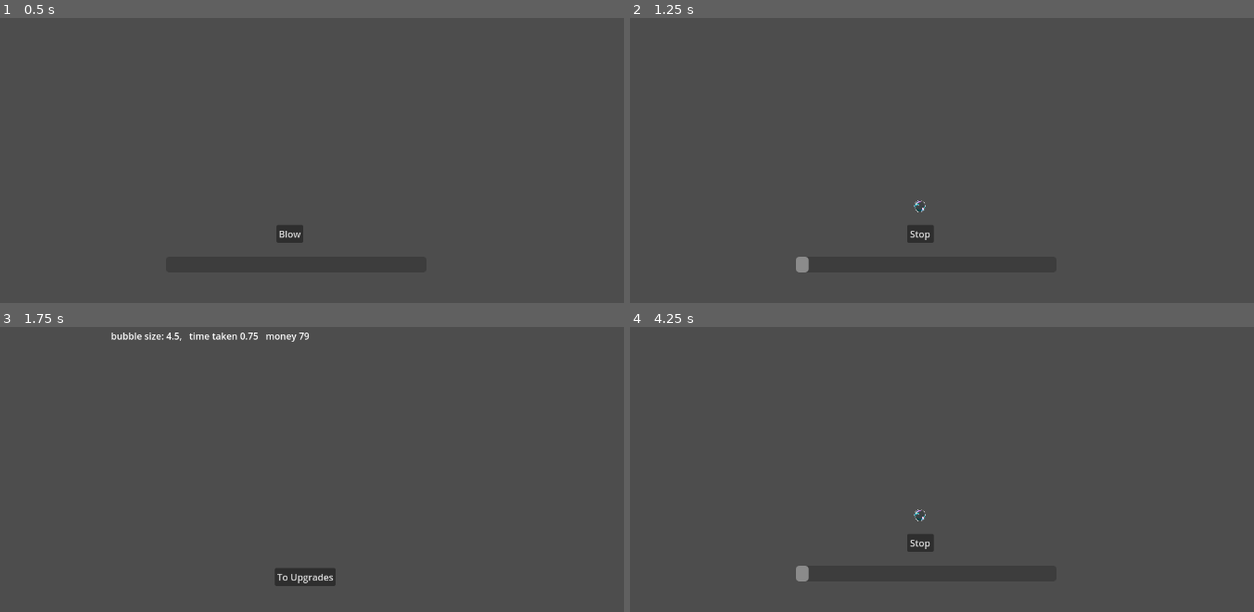
Above: before the commit, frames 1-4 (two rows, left to right).
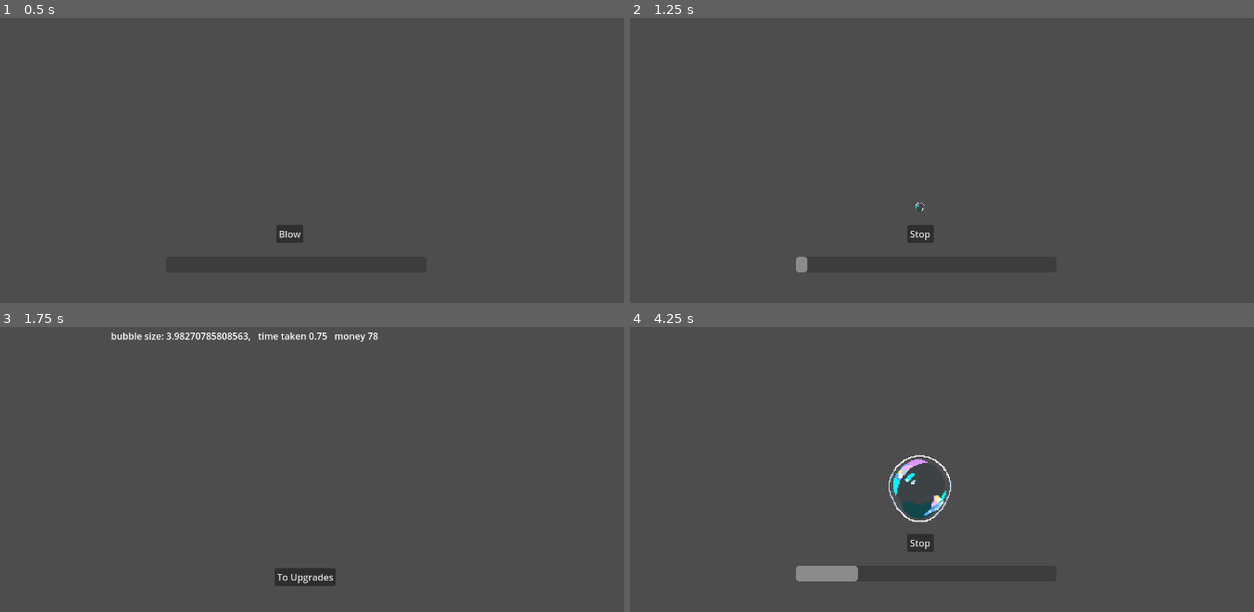
Above: after the commit, the same moments.

Repository: Topech/gamejam2025
Game: Godot game, scene res://round.tscn
Two runs of this game, one before a commit and one after it. Both use one fixed random seed, a clock stepped at 60 frames per second and the inputs below. This scene is started directly instead of the project's main scene. The engine's default icon, where the game draws it, is replaced by a stand-in: a white triangle on a blue panel in a dark square.
Inputs (mouse positions are in pixels of both pictures, inside the frame that each line leads up to):
- Up to frame 1 (0.5 s): no input
- Up to frame 2 (1.25 s): click "Blow" at 0.5 s
- Up to frame 3 (1.75 s): click "Stop" at 1.25 s
- Up to frame 4 (4.25 s): click "To Upgrades" at 2 s; click (673, 569) at 2.75 s; click "Blow" at 3.5 s

Frame 1 is identical in both runs. In frame 2, less than 0.1% of the frame differs, in the area x 28-48%, y 63-90%; in frame 3, 0.5%; in frame 4, 1.2%, in the area x 28-52%, y 44-90%.

Commit message:
cursed random growth

Diff:
--- a/bubble_blower.gd
+++ b/bubble_blower.gd
@@ -27,13 +27,34 @@
 
 
 
-#class RandomGrowthManager:
-	#var current_growth: float
-	#
-	#func _init():
-		#self.current_growth = 0
-	#
-#
-	#func random_growth() -> float:
-		#current_growth += 0.4 * randf()
-		#return min(1, current_growth)
+class RandomGrowthManager:
+	var current_growth: float
+	var variation_limit: float
+	var variation: float
+	var next_variation_time_limit: float
+	var last_time_elapsed: float
+
+	func _init(_variation_limit: float):
+		current_growth = 0
+		last_time_elapsed = 0
+		variation_limit = _variation_limit
+		reroll_variation()
+
+	func reroll_variation():
+		variation = variation_limit * randf()
+		next_variation_time_limit = last_time_elapsed + min(1, (1 * randf()))
+
+
+	func random_growth(time_elapsed: float) -> float:
+		if time_elapsed >= next_variation_time_limit:
+			reroll_variation()
+		var delta = time_elapsed - last_time_elapsed
+		current_growth += variation * delta
+		last_time_elapsed = time_elapsed
+		return min(1, current_growth)
+
+
+func get_random_grower(variation: float):
+	"""mildly cursed"""
+	var random_manager = RandomGrowthManager.new(variation)
+	return random_manager
--- a/global.gd
+++ b/global.gd
@@ -2,6 +2,8 @@
 
 @export var player_money: int = 0  # Initialize with starting amount
 @export var round_metrics: MetricStruct = null
+
+
 
 func add_money(amount: int) -> void:
 	player_money += amount
--- a/round.gd
+++ b/round.gd
@@ -8,6 +8,7 @@
 
 @onready var growth_time_elapsed: float = 0
 @onready var all_growth: float = 0
+@onready var random_growth_manager = $BubbleBlower.get_random_grower(0.8)
 
 
 signal popped
@@ -71,7 +72,8 @@
 
 		#var growth_percent = $BubbleBlower.linear_growth(growth_time_elapsed)
 		#var growth_percent = $BubbleBlower.expo_growth(growth_time_elapsed)
-		var growth_percent = $BubbleBlower.hybrid_linear_expo_growth(growth_time_elapsed)
+		#var growth_percent = $BubbleBlower.hybrid_linear_expo_growth(growth_time_elapsed)
+		var growth_percent = random_growth_manager.random_growth(growth_time_elapsed)
 
 		all_growth = growth_percent * max_growth
 		$Bubble.grow(all_growth)
